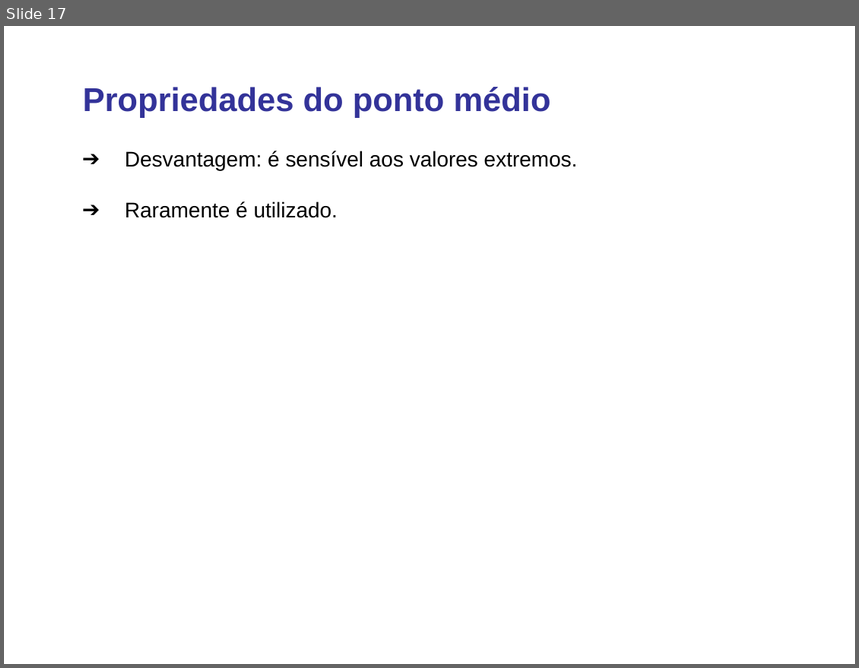
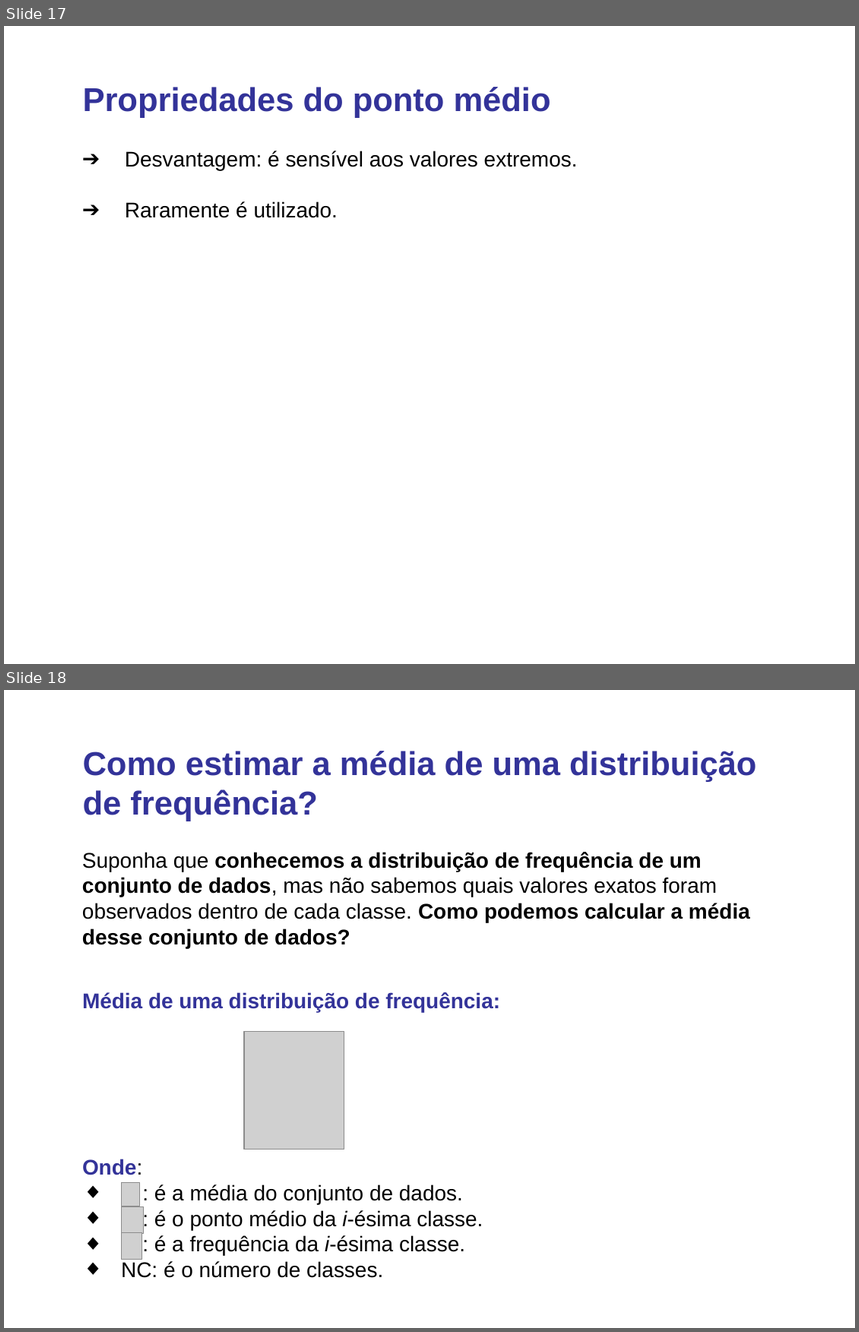
Before and after one commit to lansaviniec/estatistica, a slide deck: 3 estatistica_descritiva.ppt. Shown one above the other, each under a label of ours: slide 17 before the commit, slides 17 and 18 after it. The pictures are 859x668 and 859x1332 pixels, drawn with LibreOffice and Linux fonts; fonts in the diff are those of the drawing; grey boxes stand for pictures. Boxes give left, top, right and bottom in pixels: in the first picture for what was removed or moved away, otherwise in the second. Text is boxed around its words. In the diff, an @@ line names an element or a change of style, - is before the commit and + after.

```diff
--- a/3 estatistica_descritiva.ppt
+++ b/3 estatistica_descritiva.ppt
@@ slide 18 added at (x1=4, y1=690, x2=855, y2=1328), background #FFFFFF @@
@@ text added at (x1=83, y1=751, x2=756, y2=821), 28 pt, text #333399, bold @@
+Como estimar a média de uma distribuição de frequência?
@@ text added at (x1=82, y1=852, x2=750, y2=948), 18 pt, text #000000, bold @@
+Suponha que conhecemos a distribuição de frequência de um conjunto de dados, mas não sabemos quais valores exatos foram observados dentro de cada classe. Como podemos calcular a média desse conjunto de dados?
@@ group added at (x1=82, y1=992, x2=500, y2=1278): 4 pictures, 2 texts @@
+Média de uma distribuição de frequência:
+Onde:
+◆ : é a média do conjunto de dados.
+◆ : é o ponto médio da i-ésima classe.
+◆ : é a frequência da i-ésima classe.
+◆ NC: é o número de classes.
```
Also in this commit, not shown: 4 slides changed, 22 other slides added.
